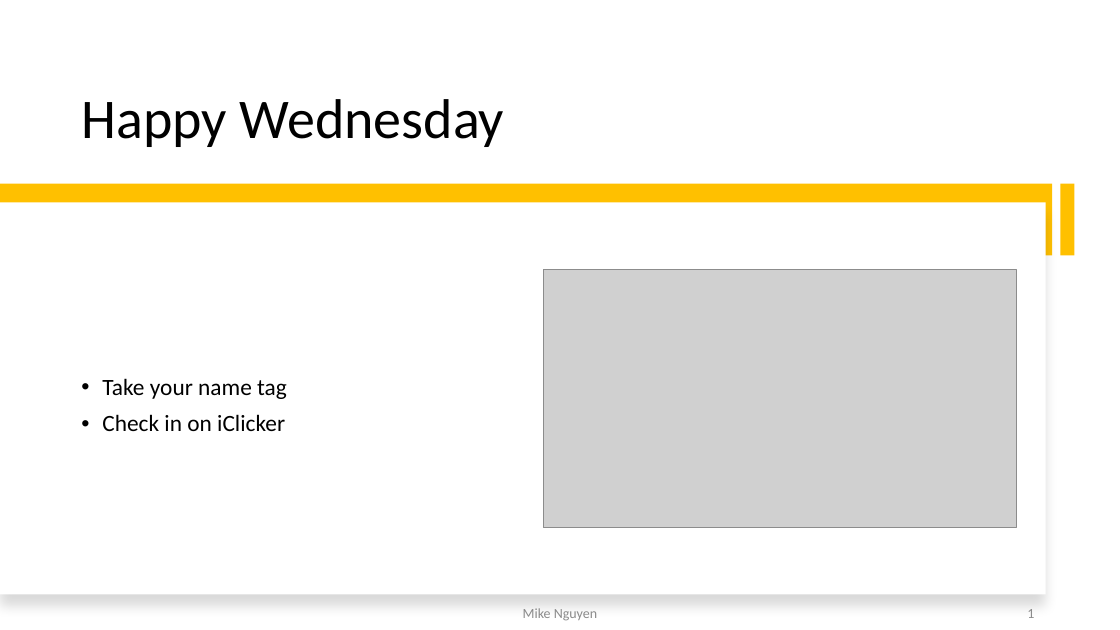
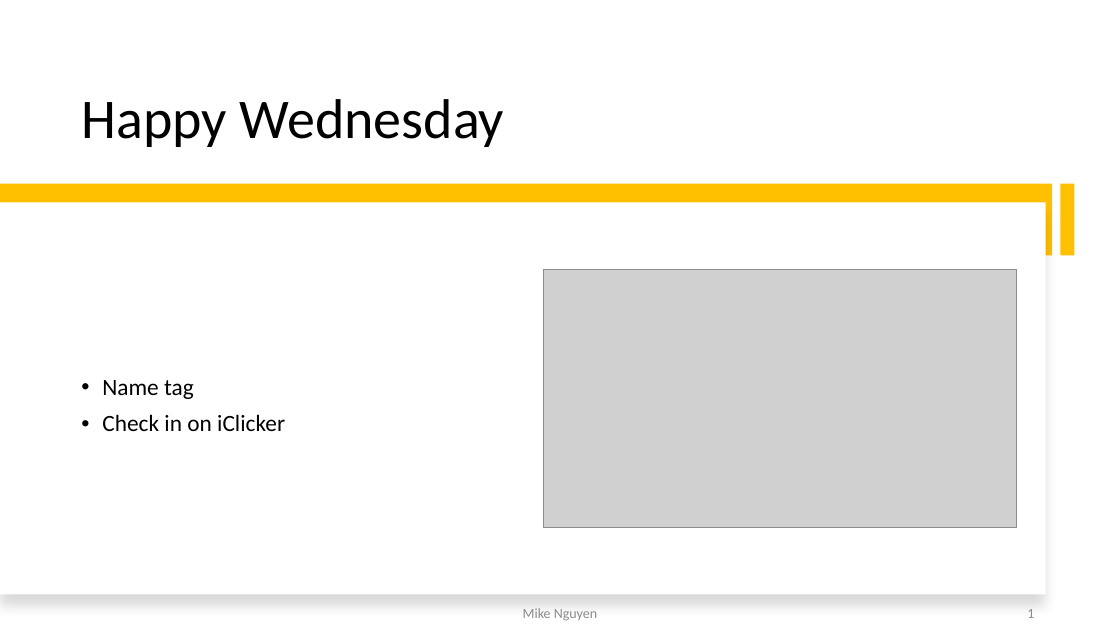
Before and after one commit to mikenguyen13/mar4050_S23_2, a slide deck: slide 1 of lectures/6/2_Questionnaire Analysis.pptx. Drawn at 1120x630 pixels with LibreOffice and Linux fonts; fonts in the diff are those of the drawing; grey boxes stand for pictures. Boxes give left, top, right and bottom in pixels: in the first picture for what was removed or moved away, otherwise in the second. Text is boxed around its words. In the diff, an @@ line names an element or a change of style, - is before the commit and + after.

Commit message:
lecture 6.2

```diff
--- a/lectures/6/2_Questionnaire Analysis.pptx
+++ b/lectures/6/2_Questionnaire Analysis.pptx
@@ text at (x1=102, y1=380, x2=194, y2=399): text changed @@
-• Take your name tag
+• Name tag
```
Also in this commit, not shown: 2 other slides changed.
